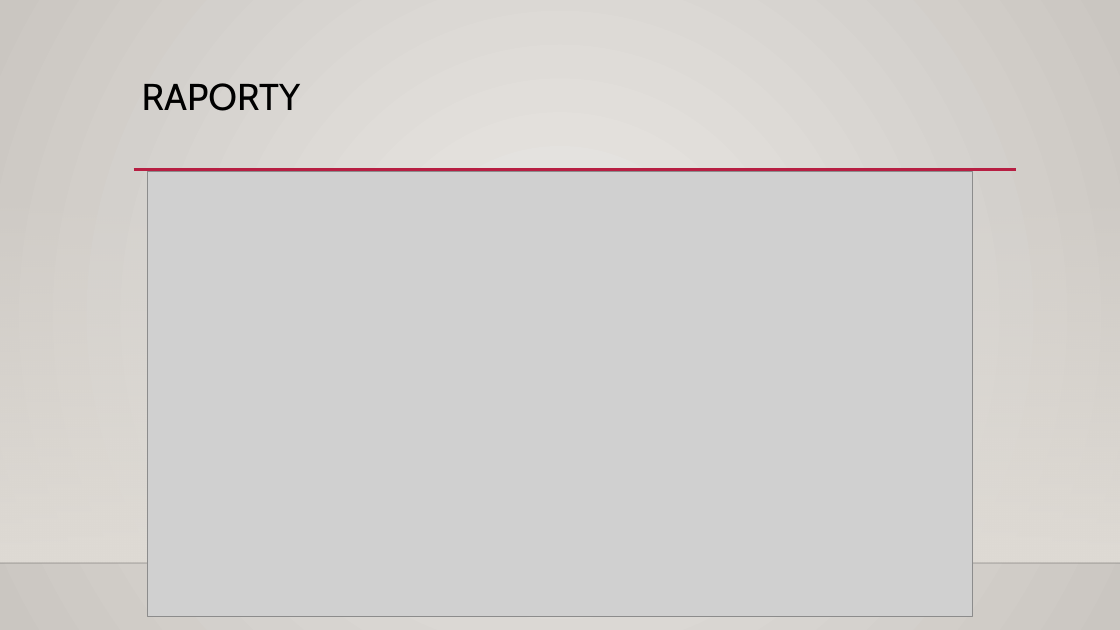
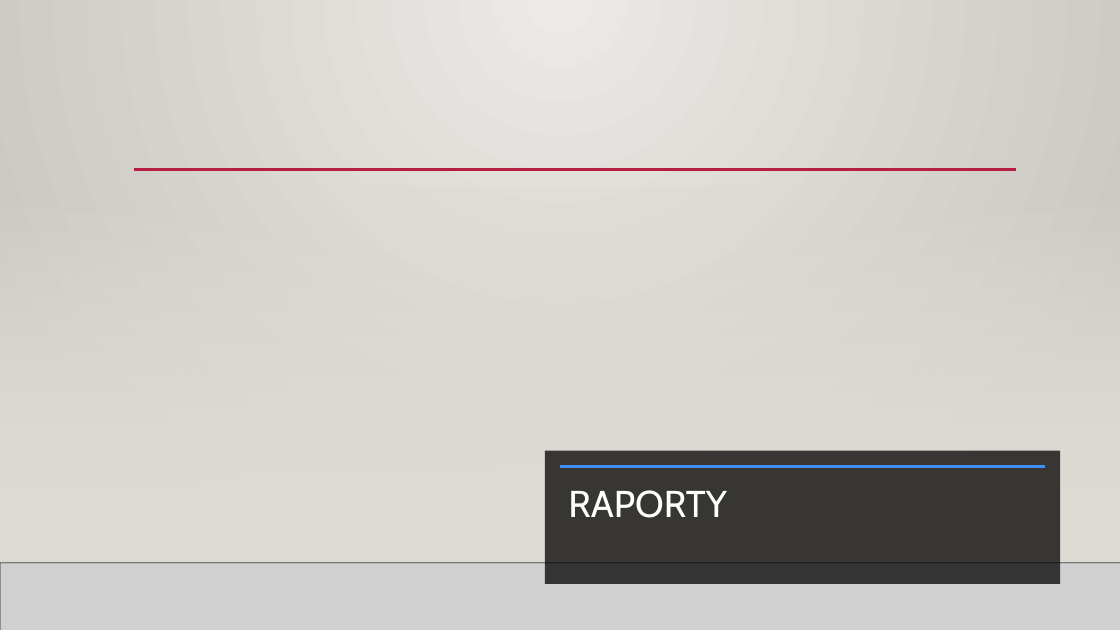
Before and after one commit to oliwiaglodek/MuzeumWPF, a slide deck: slide 21 of Prezentacja na obronę.pptx (slide 12 before the commit). Drawn at 1120x630 pixels with LibreOffice and Linux fonts; fonts in the diff are those of the drawing; grey boxes stand for pictures; background and template pictures are left out. Boxes give left, top, right and bottom in pixels: in the first picture for what was removed or moved away, otherwise in the second. Text is boxed around its words. In the diff, an @@ line names an element or a change of style, - is before the commit and + after.

```diff
--- a/Prezentacja na obronę.pptx
+++ b/Prezentacja na obronę.pptx
@@ background gradient #ECEAE7 to #CAC7C1 to picture (left out) @@
@@ line removed from (134, 170) to (1017, 170) @@
@@ line added from (134, 170) to (1017, 170), #B71E42 2.5 pt @@
@@ picture removed at (x1=147, y1=171, x2=972, y2=617) @@
@@ rectangle added at (x1=0, y1=186, x2=1120, y2=563), fill gradient #DFDBD5 @@
@@ rectangle added at (x1=545, y1=450, x2=1061, y2=584), fill #000001 at 75% opacity @@
@@ line added from (560, 466) to (1045, 466), #3E8FF3 2.5 pt @@
@@ title "RAPORTY" moved from (x1=142, y1=83, x2=301, y2=111) to (x1=568, y1=490, x2=727, y2=518) @@
@@ title "RAPORTY" at (x1=568, y1=490, x2=727, y2=518): text colour #000000 to #FFFFFE @@
@@ picture added at (x1=0, y1=563, x2=1120, y2=630) @@
@@ line added from (0, 563) to (1120, 563), #000001 1 pt @@
```
Also in this commit, not shown: 13 other slides changed, 9 slides added.
